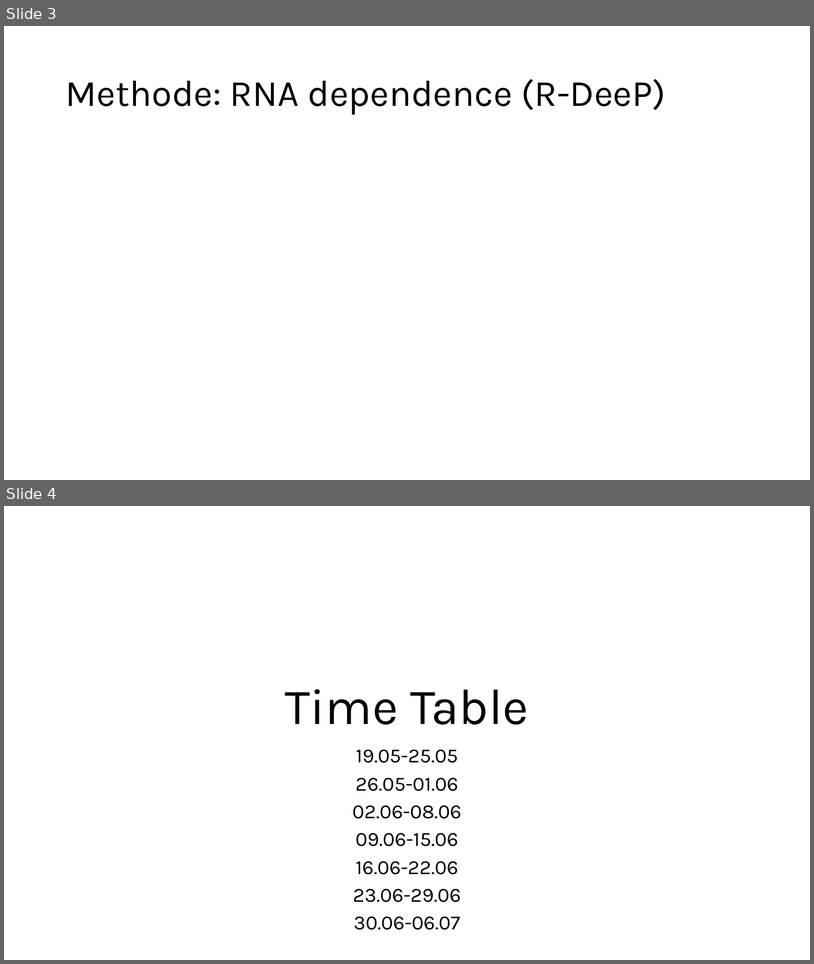
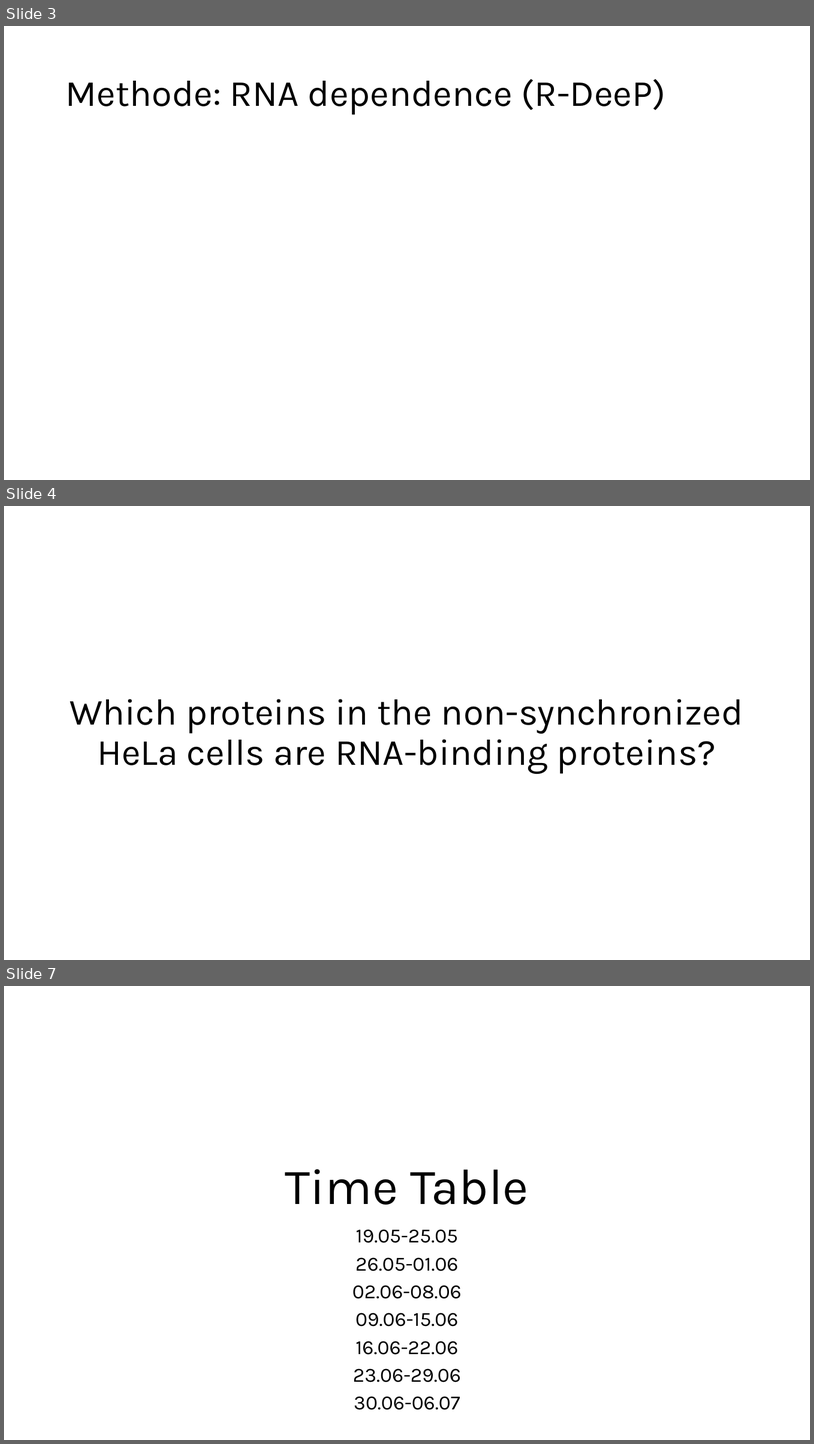
Before and after one commit to MichelaPozzi/2025-topic-03-group-01, a slide deck: Project Proposal Ben.pptx. Shown one above the other, each under a label of ours: slides 3 and 4 before the commit, slides 3, 4 and 7 after it; the slides between them are not shown. The pictures are 814x964 and 814x1444 pixels, drawn with LibreOffice and Linux fonts; fonts in the diff are those of the drawing. Boxes give left, top, right and bottom in pixels: in the first picture for what was removed or moved away, otherwise in the second. Text is boxed around its words. In the diff, an @@ line names an element or a change of style, - is before the commit and + after.

```diff
--- a/Project Proposal Ben.pptx
+++ b/Project Proposal Ben.pptx
@@ slide 4 added at <box>4,506,810,960</box>, background #FFFFFF @@
@@ title added at <box>69,699,744,774</box>, 44 pt, text #000000 @@
+Which proteins in the non-synchronized HeLa cells are RNA-binding proteins?
@@ what was slide 4 is now slide 7 @@
```
Also in this commit, not shown: 1 slide changed, 1 other slide added, 3 other files.
